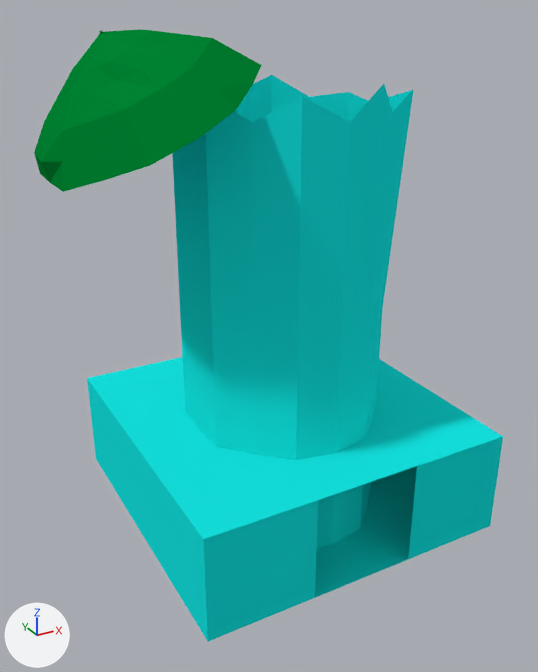
The Blender file King Of Kings Docs/NewModels/BuildingModels/Stockpile/stockpile1d.blend, before and after one commit.
Both versions are drawn from a 50 mm lens placed at (-9.3, -16.28, 13.35), pointed at (-0.66, -0.55, 5.49). Arrows for +X, +Y and +Z are at lower left; the lights stay in place.
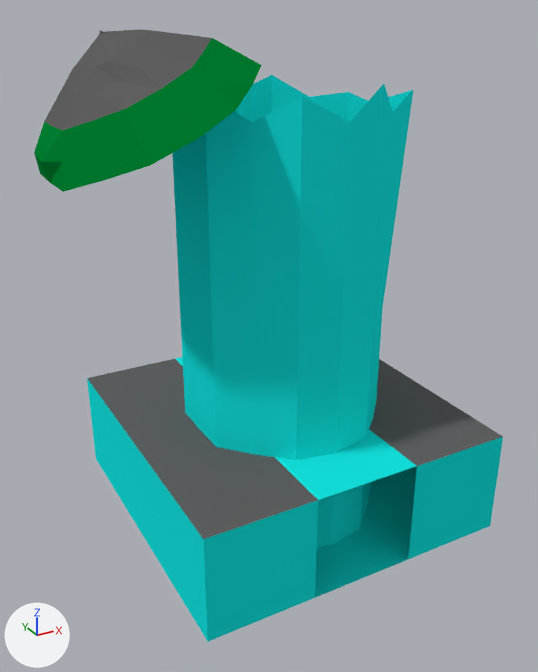
Boxes [x1, y1, x2, y2] around the edits, measured in the pictures (538 x 672 px):
part 1 of me_cube_002, recoloured (green to grey): [44, 29, 212, 130] in both
part 2 of me_cube, recoloured (cyan to grey): [87, 359, 318, 539] in both
part 3 of me_cube, recoloured (cyan to grey): [369, 359, 503, 466] in both

What changed in the scene script:
```text
Add mat_material_003:
    mat_material_003 = diffuse_material('Material.003')
    mat_material_003.base_color = (0.123, 0.123, 0.123)  # dark grey #626262
Change me_cube_002:
    where me_cube_002.from_pydata(...)  # 121 vertices, 112 faces; spans x -1.4..1.4, y -1.51..1.51, z 1.0..1.35
    used by ob_cube_002; location = (-0.83, -0.1, 5.85); rotation_euler = (0.0, -0.462, 0.0), in degrees (0, -26, 0); scale = (1.83, 1.83, 5.86)
    me_cube_002 part 1: all 64 faces centred in x -0.88..0.88, y -0.92..0.92, z 1.19..1.33 switch from mat_material_002 (green #008633) to mat_material_003 (dark grey #626262)
Change me_cube:
    where me_cube.from_pydata(...)  # 16 vertices, 13 faces; spans x -1.0..1.0, y -1.0..1.0, z -1.0..1.0
    used by ob_cube; location = (0.0, 0.0, 1.53); scale = (4.33, 4.33, 1.45)
    me_cube part 2: the 1 face centred in x -0.67, y 0.0, z 1.0 switches from mat_material_001 (cyan #16e7e4) to mat_material_003 (dark grey #626262)
    me_cube part 3: the 1 face centred in x 0.67, y 0.0, z 1.0 switches from mat_material_001 (cyan #16e7e4) to mat_material_003 (dark grey #626262)
    add me_cube.materials.append(mat_material_003)  # dark grey #626262
```
